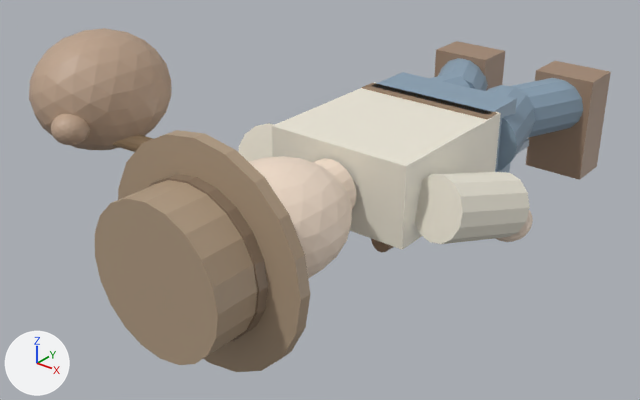
A saved change to the glTF model models/George_walk_08.glb.
Camera for both pictures: a 50 mm camera at (1.84, -3.95, 1.4) aimed at (-0.22, -1.37, -0.2). The lights are fixed; the arrows at lower left show +X, +Y and +Z. The picture after the commit comes second. Where no turn or scale is listed for an object, it has been applied to the vertices.

In view in the first picture: 'denim_calf_1', 'denim_thigh_1', 'faded_blue_denim_waist', 'fair_skin_face', 'hat_band', 'hat_crown', 'rolled_shirt_sleeve_-1', 'rolled_shirt_sleeve_1', 'tied_cloth_bindle', 'weathered_felt_hat_brim', 'work_boot_1', 'worn_cream_work_shirt' and 11 more.
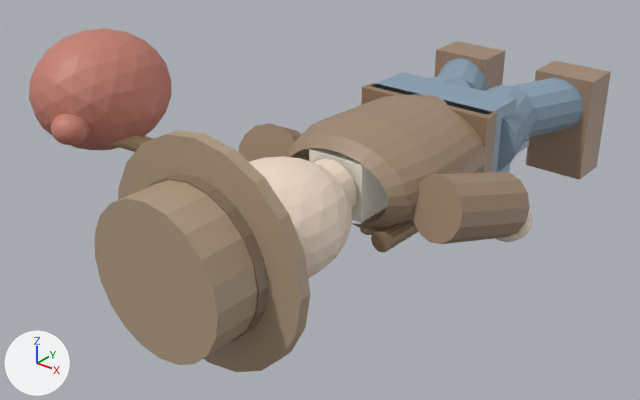
Boxes (x1, y1, x2, y2) around the edits, measured in the pictures (640 x 400 px):
'worn_cream_work_shirt', reshaped (12% narrower, 16% shorter): before (272, 82, 501, 250); after (285, 94, 486, 235)
part 2 of me_geometry_9, recoloured (white to beige): before (239, 123, 274, 162); after (239, 123, 302, 162)
part 3 of me_geometry_17, recoloured (white to beige): (414, 172, 530, 244) in both
part 4 of me_geometry_31, recoloured (beige to pink): (29, 28, 171, 150) in both

What changed in the scene script:
```text
Change me_geometry_0:
    used by ob_worn_cream_work_shirt; location = (0.0, 0.0, 0.0)
    remove me_geometry_0.from_pydata(...)  # 8 vertices, 12 faces; spans x -0.31..0.31, y -1.56..-0.88, z -0.165..0.165
    add me_geometry_0.from_pydata(...)  # 761 vertices, 1428 faces; spans x -0.339..0.339, y -1.56..-0.88, z -0.202..0.2
    me_geometry_0 part 1: 8 vertices removed from x -0.31..0.31, y -1.56..-0.88, z -0.165..0.165; 761 vertices added at x -0.339..0.339, y -1.56..-0.88, z -0.202..0.2
Change me_geometry_9:
    where me_geometry_9.from_pydata(...)  # 30 vertices, 56 faces; spans x -0.634..-0.286, y -1.562..-1.178, z -0.234..0.114
    used by ob_rolled_shirt_sleeve__1; location = (0.0, 0.0, 0.0)
    me_geometry_9 part 2: 56 faces centred in x -0.593..-0.327, y -1.536..-1.204, z -0.193..0.073 are repainted in the vertex colours; the middle colour goes from white #efeadb to beige #a18972
Change me_geometry_17:
    where me_geometry_17.from_pydata(...)  # 30 vertices, 56 faces; spans x 0.282..0.608, y -1.532..-1.108, z -0.205..0.121
    used by ob_rolled_shirt_sleeve_1; location = (0.0, 0.0, 0.0)
    me_geometry_17 part 3: 56 faces centred in x 0.312..0.578, y -1.517..-1.123, z -0.172..0.09 are repainted in the vertex colours; the middle colour goes from white #efeadb to beige #a18972
Change me_geometry_31:
    where me_geometry_31.from_pydata(...)  # 162 vertices, 320 faces; spans x -1.11..-0.61, y -2.2..-1.64, z 0.06..0.52
    used by ob_tied_cloth_bindle; location = (0.0, 0.0, 0.0)
    me_geometry_31 part 4: 320 faces centred in x -1.103..-0.617, y -2.192..-1.648, z 0.067..0.513 are repainted in the vertex colours; the middle colour goes from beige #bea38c to pink #c78071
```
